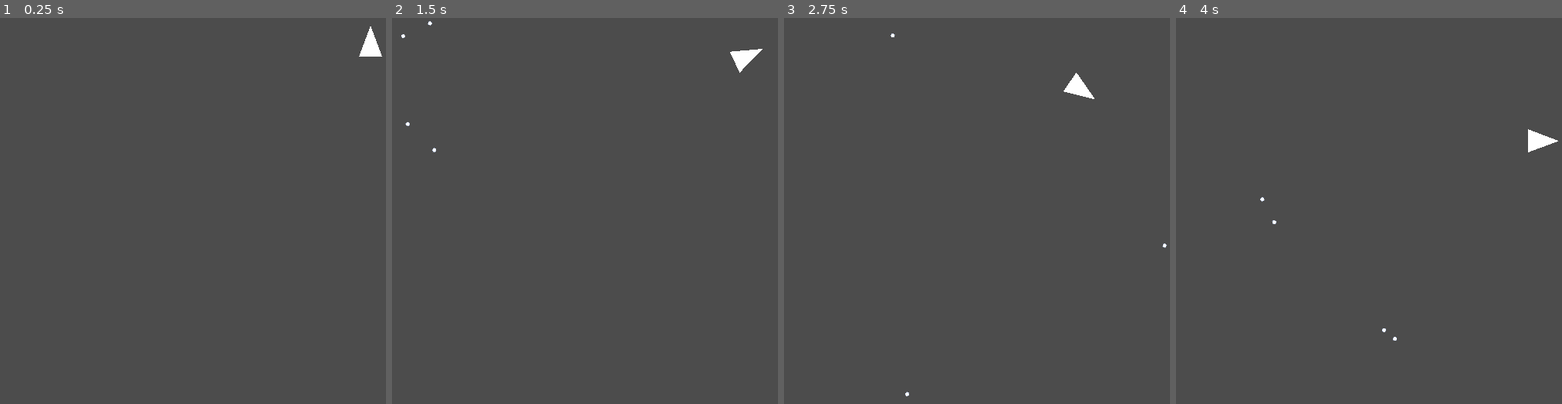
Above: before the commit, frames 1-4 (left to right).
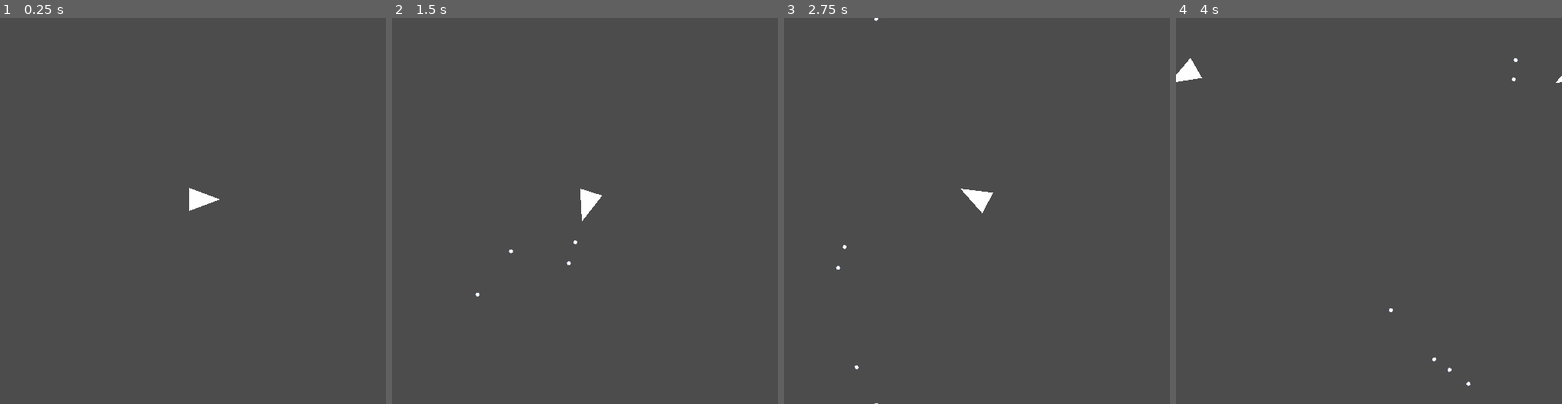
Above: after the commit, the same moments.

Repository: leddkire/godot-asteroids
Game: Godot game, scene res://Main.tscn
The game is run twice, just before and just after one commit, with the same random seed, the same clock (stepped at 60 frames per second) and the same inputs.
Inputs (mouse positions are in pixels of both pictures, inside the frame that each line leads up to):
- Up to frame 1 (0.25 s): no input
- Up to frame 2 (1.5 s): tap Enter at 0.5 s; move the mouse to (669, 191) at 0.52 s; hold Right (move_right) 0.53-1.28 s; tap Space (shoot_projectile) at 0.6, 1.35 s; click (669, 191) at 0.67 s; move the mouse to (507, 230) at 1.27 s; hold Down (move_down) from 1.28 s (still down)
- Up to frame 3 (2.75 s): move the mouse to (1015, 126) at 2.02 s; release Down (move_down) at 2.03 s; hold Right (move_right) from 2.03 s (still down); tap Space (shoot_projectile) at 2.1 s
- Up to frame 4 (4 s): move the mouse to (1349, 288) at 2.77 s; release Right (move_right) at 2.78 s; hold Up (move_up) 2.78-3.53 s; tap Space (shoot_projectile) at 2.85, 3.6 s; click (1349, 288) at 2.92 s; move the mouse to (1484, 268) at 3.52 s; hold Left (move_left) from 3.53 s (still down)

The runs differ from the first frame. In frame 1, 0.5% of the frame differs, in the area x 49-99%, y 2-50%; in frame 2, 0.6%; in frame 3, 0.5%; in frame 4, 0.6%, in the area x 0-100%, y 10-96%.

Commit message:
Implement Asteroids-style movement

Diff:
--- a/Main.tscn
+++ b/Main.tscn
@@ -26,7 +26,7 @@
 [node name="ship" parent="." groups=[
 "ships",
 ] instance=ExtResource( 2 )]
-position = Vector2( 480, 40 )
+position = Vector2( 255, 235 )
 collision_layer = 2
 
 [node name="south_edge" parent="." instance=ExtResource( 3 )]
--- a/ship/ship.gd
+++ b/ship/ship.gd
@@ -1,14 +1,18 @@
 extends KinematicBody2D
 
-export (float) var speed = 2.5
-var current_rotation_direction = 0
-export (float) var rotation_speed = 1.5
-
+onready var initial_velocity = 0
+var current_velocity_vector : Vector2 = Vector2(0,0)
+onready var thrust = 10
+onready var current_rotation_direction : int = 0
+onready var rotation_speed : float = 2.5
+onready var friction : float = 0.99
+onready var shooting_angle : float = 0
 var direction_vector : Vector2
 
 signal entity_shooting
 
 func _ready():
+
     set_physics_process(true)
     add_to_group(GroupConstants.SHIP)
     add_to_group(GroupConstants.DRIFTS)
@@ -18,13 +22,16 @@
         var pellet = self.spawn_pellet_projectile(get_projectile_spawn_position(), direction_vector.angle())
         self.get_parent().add_child(pellet)
 
-
 func _physics_process(delta):
     current_rotation_direction = calculate_rotation_direction_from_input()
     rotation += current_rotation_direction * rotation_speed * delta
-    direction_vector = Vector2(1, 1).rotated(rotation)
-    var velocity_vector = calculate_velocity_from_input().rotated(rotation)
-    move_and_collide(velocity_vector)
+    direction_vector = Vector2(1,1).rotated(rotation)
+    var scoped_rotation = rotation
+    if Input.is_action_pressed("move_up") :
+        current_velocity_vector += Vector2(sin(scoped_rotation),-cos(scoped_rotation)) * thrust * delta
+    current_velocity_vector = current_velocity_vector * friction
+    move_and_collide(self.current_velocity_vector)
+
 
 func calculate_rotation_direction_from_input():
     if Input.is_action_pressed("move_left"):
@@ -33,13 +40,14 @@
         return 1
     return 0
 
-func calculate_velocity_from_input():
-    var velocity = Vector2()
+func calculate_velocity_from_input(current_velocity,acceleration,max_speed):
     if Input.is_action_pressed("move_up") :
-        velocity.y = -1
-    if Input.is_action_pressed("move_down") :
-        velocity.y = 1
-    return velocity.normalized() * speed
+        var velocity : float = current_velocity +  acceleration
+        if(velocity > max_speed):
+            velocity = max_speed
+        return velocity
+    else:
+        return current_velocity
 
 func _on_collision_area_entered(area):
     print("Entered: " + area.name)
--- a/ship/ship.tscn
+++ b/ship/ship.tscn
@@ -6,16 +6,13 @@
 points = PoolVector2Array( 0, -30, 15, 10, -15, 10 )
 
 [node name="ship" type="KinematicBody2D"]
+rotation = 1.5708
 script = ExtResource( 1 )
-__meta__ = {
-"_edit_lock_": true
-}
 
 [node name="hull" type="Polygon2D" parent="."]
 scale = Vector2( 0.75, 1 )
 polygon = PoolVector2Array( 20, 10, 0, -30, -20, 10, -1, 10 )
 __meta__ = {
-"_edit_group_": true,
 "_edit_lock_": true
 }
 
